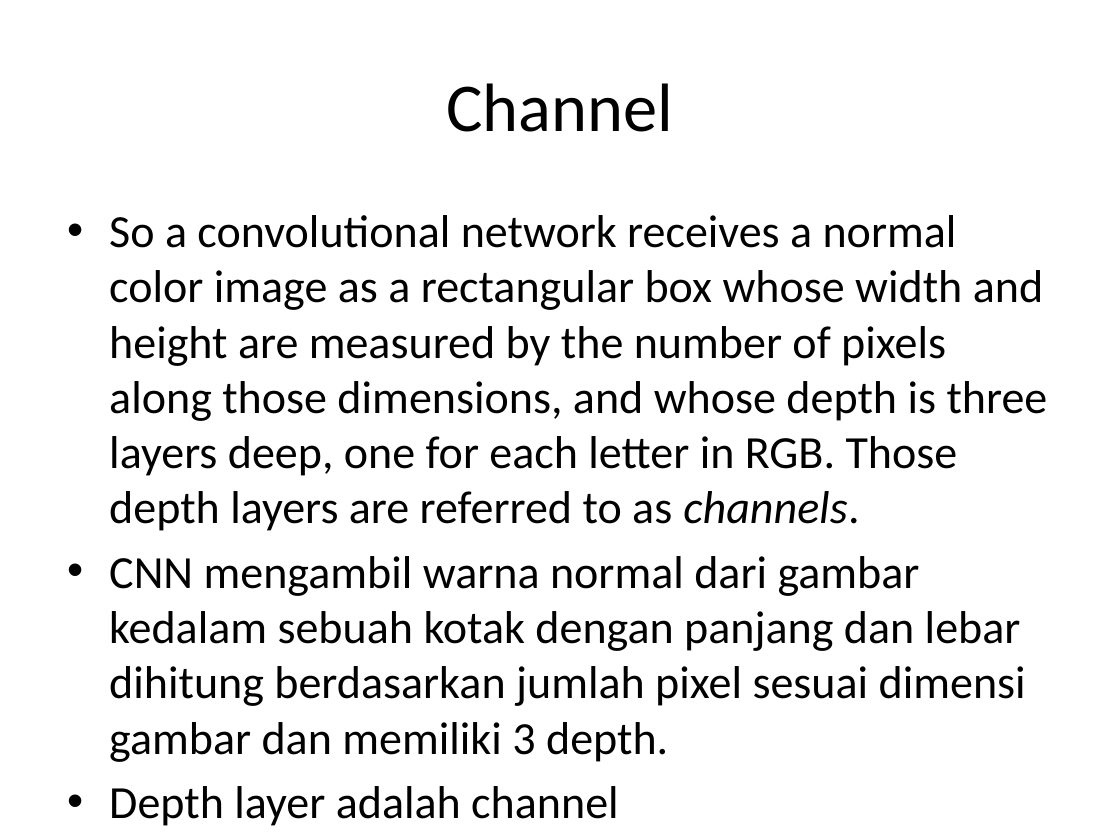
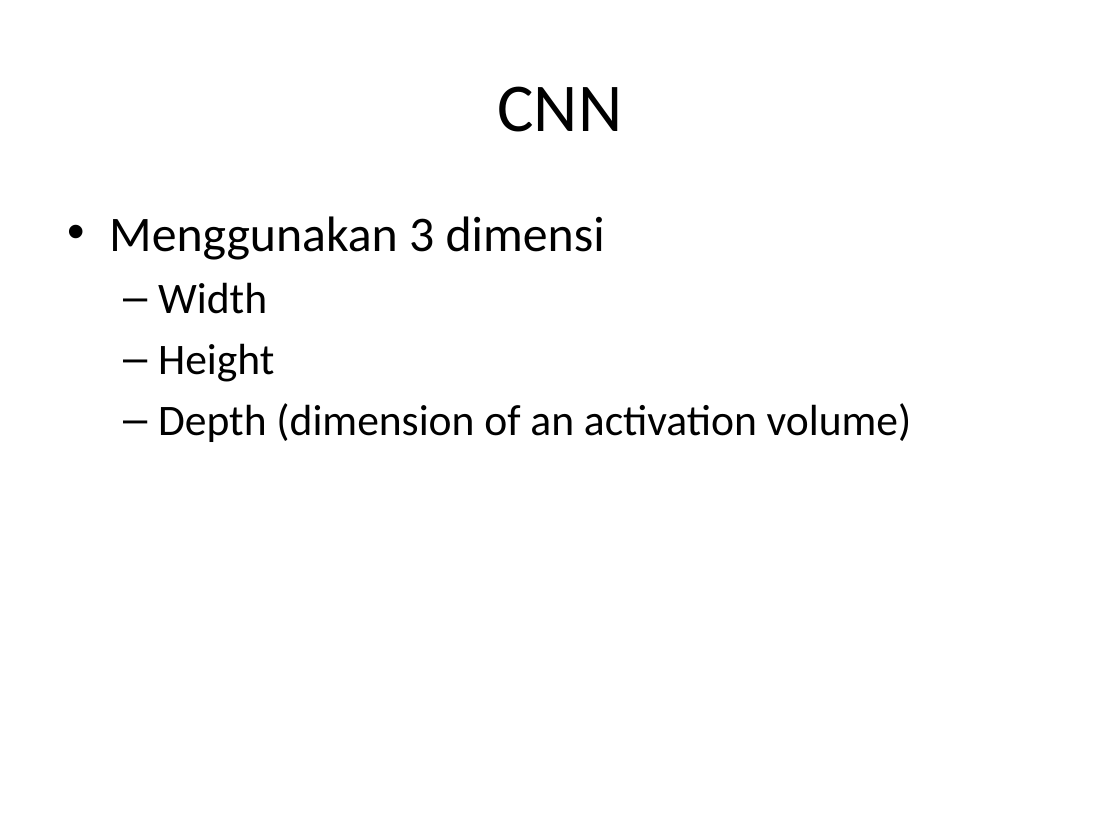
Before and after one commit to marifnst/ThesisDoc, a slide deck: slide 3 of 20160323 progress.pptx. Drawn at 1120x840 pixels with LibreOffice and Linux fonts; fonts in the diff are those of the drawing. Boxes give left, top, right and bottom in pixels: in the first picture for what was removed or moved away, otherwise in the second. Text is boxed around its words. In the diff, an @@ line names an element or a change of style, - is before the commit and + after.

```diff
--- a/20160323 progress.pptx
+++ b/20160323 progress.pptx
@@ title at [498,86,623,132]: text changed @@
-Channel
+CNN
@@ text at [109,216,912,442]: text changed; size 29.6 to 28 pt @@
-• So a convolutional network receives a normal color image as a rectangular box whose width and height are measured by the number of pixels along those dimensions, and whose depth is three layers deep, one for each letter in RGB. Those depth layers are referred to as channels.
-• CNN mengambil warna normal dari gambar kedalam sebuah kotak dengan panjang dan lebar dihitung berdasarkan jumlah pixel sesuai dimensi gambar dan memiliki 3 depth.
-• Depth layer adalah channel
+• Menggunakan 3 dimensi
+  – Width
+  – Height
+  – Depth (dimension of an activation volume)
```
Also in this commit, not shown: 3 slides added, 3 slides removed, 3 other files.
